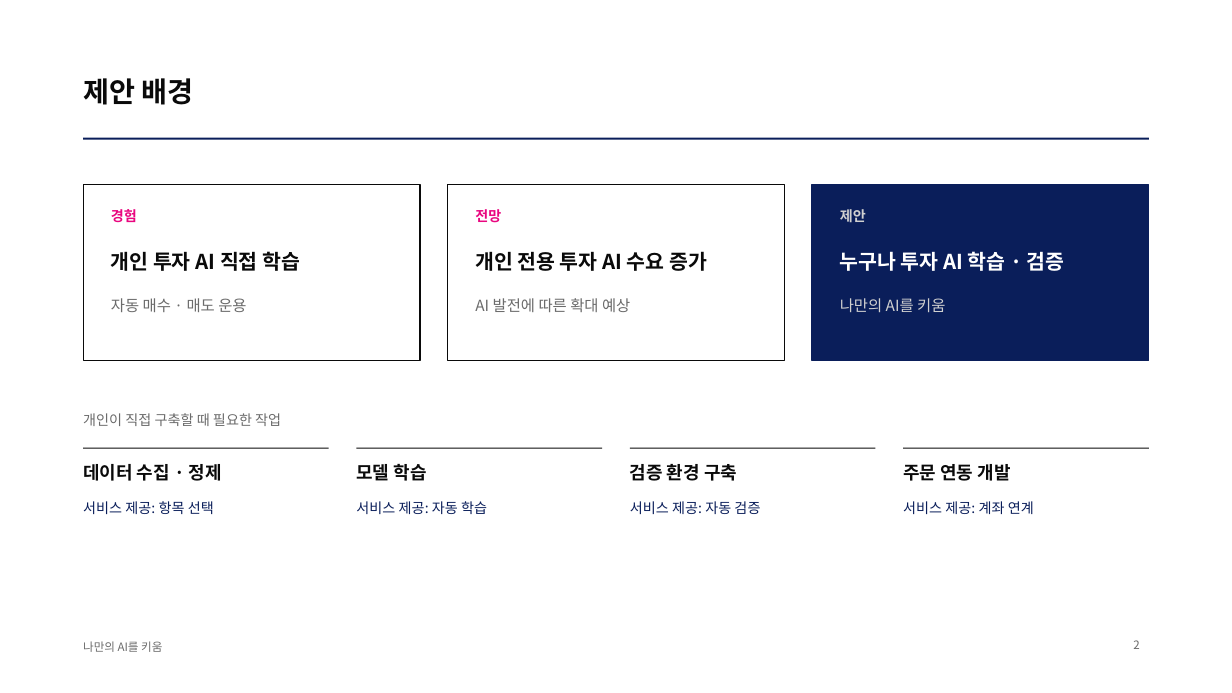
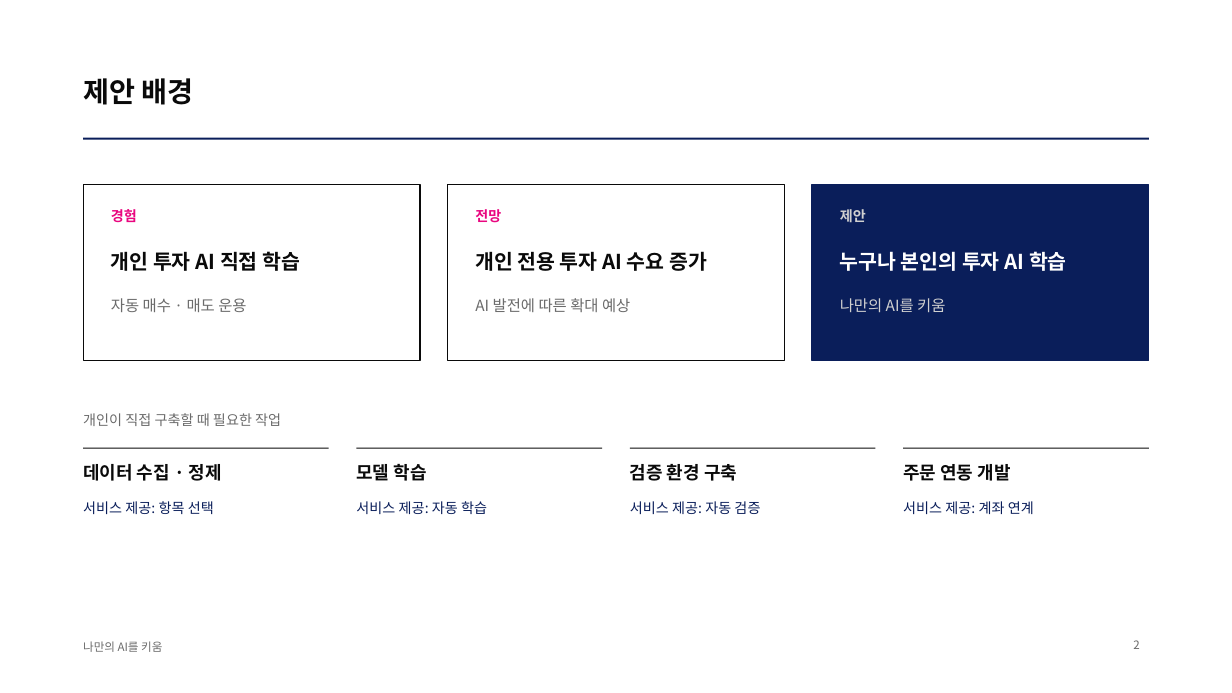
Before and after one commit to kjhoeakjy/why-kw, a slide deck: slide 2 of docs/deck/WhyKiwoom_AI_FACTORY.pptx. Drawn at 1232x693 pixels with LibreOffice and Linux fonts; fonts in the diff are those of the drawing; background and template pictures are left out. Boxes give left, top, right and bottom in pixels: in the first picture for what was removed or moved away, otherwise in the second. Text is boxed around its words. In the diff, an @@ line names an element or a change of style, - is before the commit and + after.

```diff
--- a/docs/deck/WhyKiwoom_AI_FACTORY.pptx
+++ b/docs/deck/WhyKiwoom_AI_FACTORY.pptx
@@ text at bbox=[840, 251, 1067, 271]: text changed @@
-누구나 투자 AI 학습 · 검증
+누구나 본인의 투자 AI 학습
```
Also in this commit, not shown: 3 other slides changed, 5 other files.
